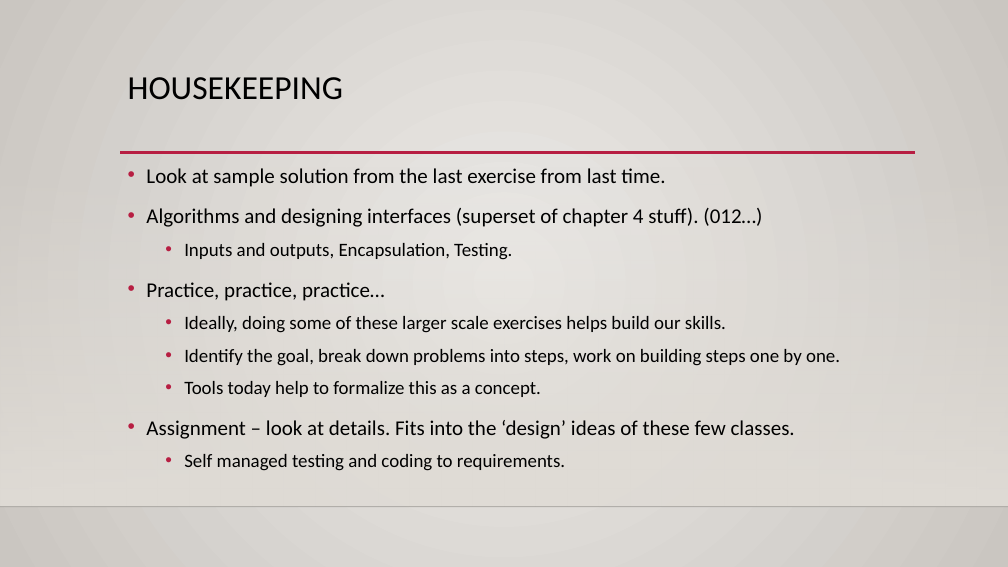
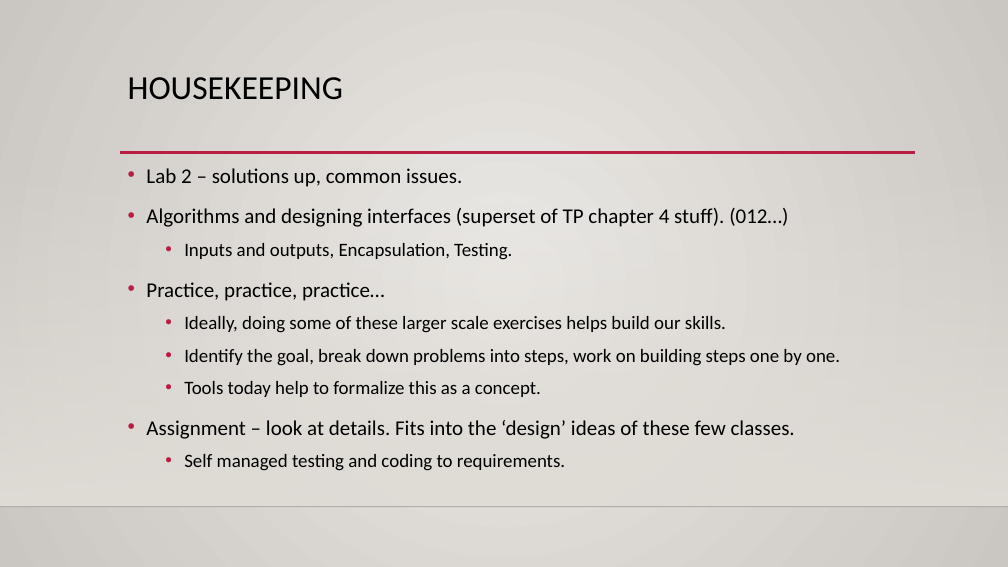
Before and after one commit to AkeemSemperDataScience/Programming_Basics_for_Machine_Learning_Students, a slide deck: slide 1 of reference_material/slides/012_algo_interface_errors.pptx. Drawn at 1008x567 pixels with LibreOffice and Linux fonts; fonts in the diff are those of the drawing; background and template pictures are left out. Boxes give left, top, right and bottom in pixels: in the first picture for what was removed or moved away, otherwise in the second. Text is boxed around its words. In the diff, an @@ line names an element or a change of style, - is before the commit and + after.

```diff
--- a/reference_material/slides/012_algo_interface_errors.pptx
+++ b/reference_material/slides/012_algo_interface_errors.pptx
@@ text at bbox=[146, 168, 788, 227]: text changed @@
-• Look at sample solution from the last exercise from last time.
-• Algorithms and designing interfaces (superset of chapter 4 stuff). (012…)
+• Lab 2 – solutions up, common issues.
+• Algorithms and designing interfaces (superset of TP chapter 4 stuff). (012…)
```
Also in this commit, not shown: 1 other slide changed, 5 slides added, 3 other files.
